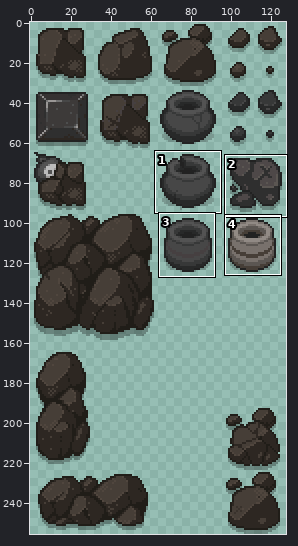
File history of a sprite sheet, resources/gfx/grid/rocks_cellar.png. The picture above shows the old version from afar; the outline marks the close-up.
Close-up. Before:
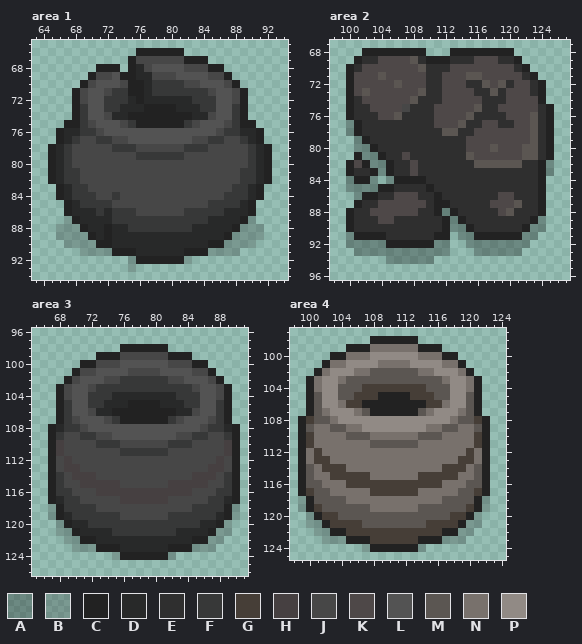
The file is 128x256 pixels. Colours within 5 levels of each other are drawn and written as one. Shown: area 1: x 63..94, y 65..94; area 2: x 98..127, y 67..96; area 3: x 65..91, y 96..126; area 4: x 98..124, y 97..125. The commit also changed other parts of the picture, which this record leaves out.
Palette (. is transparent): A #00000047  B #1c1c1c3b  C #222222  D #282929  E #2f2f2f  F #373838  G #463e37  H #464041  J #474747  K #4e4848  L #535353  M #5b5652  N #78716c  P #918a85
Now the later version:
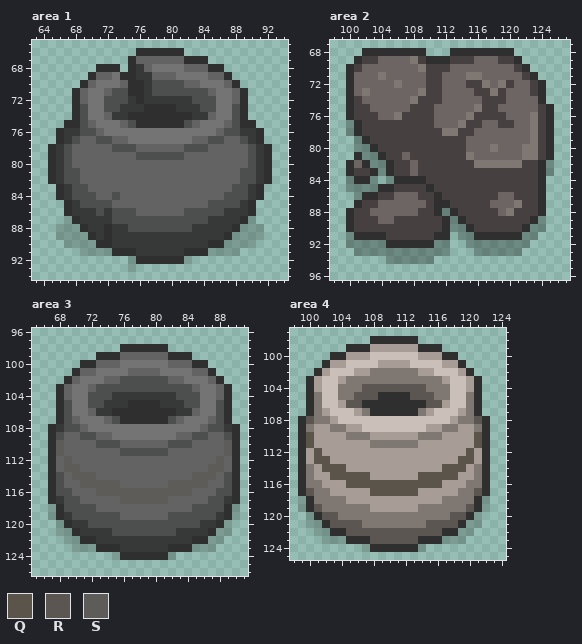
Colours new in this view: Q #5b544b  R #5b5652  S #5d5c59
Difference:
colour B: #1c1c1c3b -> #2727273b
colour D: #282929 -> #373838
colour F: #373838 -> #4d4e4e
colour G: #463e37 -> #62564d
colour J: #474747 -> #636363
colour K: #4e4848 -> #6d6464
colour L: #535353 -> #747474
colour M: #5b5652 -> #7f7872
colour N: #78716c -> #a79d96
colour P: #918a85 -> #cac0b9
Changed rows in their new state; - is a pixel that keeps its letter.
Area 1:
first column x 65:
66 -----------EEEEEE-----------
67 ----------E------EEE--------
68 ------EEE-E---------EE------
69 -----E---EE-----------E-----
70 ----E-----EE-----------E----
71 ---E------EE------------E---
72 ---E-------E------------E---
73 ---E--------EEEE--------E---
74 ---E------EEEEEEEE------E---
75 --EE-------EEEEEE-------EE--
76 -E------------------------E-
77 -E------------------------E-
78 E--------------------------E
79 E--------------------------E
80 E--------------------------E
81 E--------------------------E
82 E--------------------------E
83 -E------------------------E-
84 -E------------------------E-
85 --E----------------------E--
86 --E----------------------E--
87 ---E--------------------E---
88 ----E--E---------------E----
89 -----E-E--------------E-----
90 ------EE------------EE------
91 --------EEE------EEE--------
92 -----------EEEEEE-----------
Area 2:
first column x 100:
68 --EEEEEEEE---EEEEEEEE-----
69 -EHH-----HEEEHHH---HHE----
70 EH--------HHH--------HE---
71 E---------HH----------HE--
72 E---------HH---HH---H--HE-
73 E---------HH----HH-H---HE-
74 EH-------HHH-----HHH----E-
75 EHH----KHHH------HH-----HE
76 EHHH---HHHH-----HHHH----HE
77 -EHHHHHHHHH----HH--HH---HE
78 -EHHHHHHHHHH--HH--------HE
79 --EHHHHHHHHHHHH---------HE
80 ---EHHHHHHHHHHH---------HE
81 -E--EHH-HHHHHHH---------HE
82 E-E--EHH-HHHHHHH------HHE-
83 EHHE-EHH-HHHHHHHHHHHHHHHE-
84 -EE---EEEEHHHHHHHHHHHHHHE-
85 ----EEHHHHEHHHHHHHHHHHHHE-
86 --EEHH---HHEHHHHHHH--HHHE-
87 -EHH------HEEHHHHH----HHE-
88 EHH------HHE-EHHHHH--HHHE-
89 EHHH--HHHHHHE-EHHHHHHHHE--
90 EHHHHHHHHHHHE--EHHHHHHE---
91 -EEEEHHHHHHEE---EEEEEE----
92 -----EEEEEE---------------
Area 3:
first column x 67:
 98 ---------EEEEEE---------
 99 ------EEE------EEE------
100 ----EE------------EE----
101 ---E----------------E---
102 --E------------------E--
103 -E--------------------E-
104 -E--------------------E-
105 -E--------EEEE--------E-
106 -E------EEEEEEEE------E-
107 -E-------EEEEEE-------E-
108 E----------------------E
109 E----------------------E
110 ES--------------------SE
111 ES--------------------SE
112 E-S------------------S-E
113 E-SS----------------SS-E
114 E--SSS------------SSS--E
115 E---SSSSS------SSSSS---E
116 E-----SSSSSSSSSSSS-----E
117 E--------SSSSSS--------E
118 -E--------------------E-
119 -E--------------------E-
120 --E------------------E--
121 ---E----------------E---
122 ----EE------------EE----
123 ------EEE------EEE------
124 ---------EEEEEE---------
Area 4:
first column x 99:
 98 ---------EEEEEE---------
 99 ------EEE------EEE------
100 ----EE------------EE----
101 ---E----------------E---
102 --E------------------E--
103 -E--------------------E-
104 -E------RRRRRRRR------E-
105 -E-----RRREEEERRR-----E-
106 -E----RREEEEEEEERR----E-
107 -E-------EEEEEE-------E-
108 ER--------------------RE
109 E----------------------E
110 EQ--------------------QE
111 EQ--------------------QE
112 E-Q------------------Q-E
113 E-QQ----------------QQ-E
114 E--QQQ------------QQQ--E
115 E---QQQQQ------QQQQQ---E
116 E-----QQQQQQQQQQQQ-----E
117 ER-------QQQQQQ-------RE
118 -E--------------------E-
119 -ER------------------RE-
120 --ERR--------------RRE--
121 ---ERRRR--------RRRRE---
122 ----EERRRRRRRRRRRREE----
123 ------EEERRRRRREEE------
124 ---------EEEEEE---------
